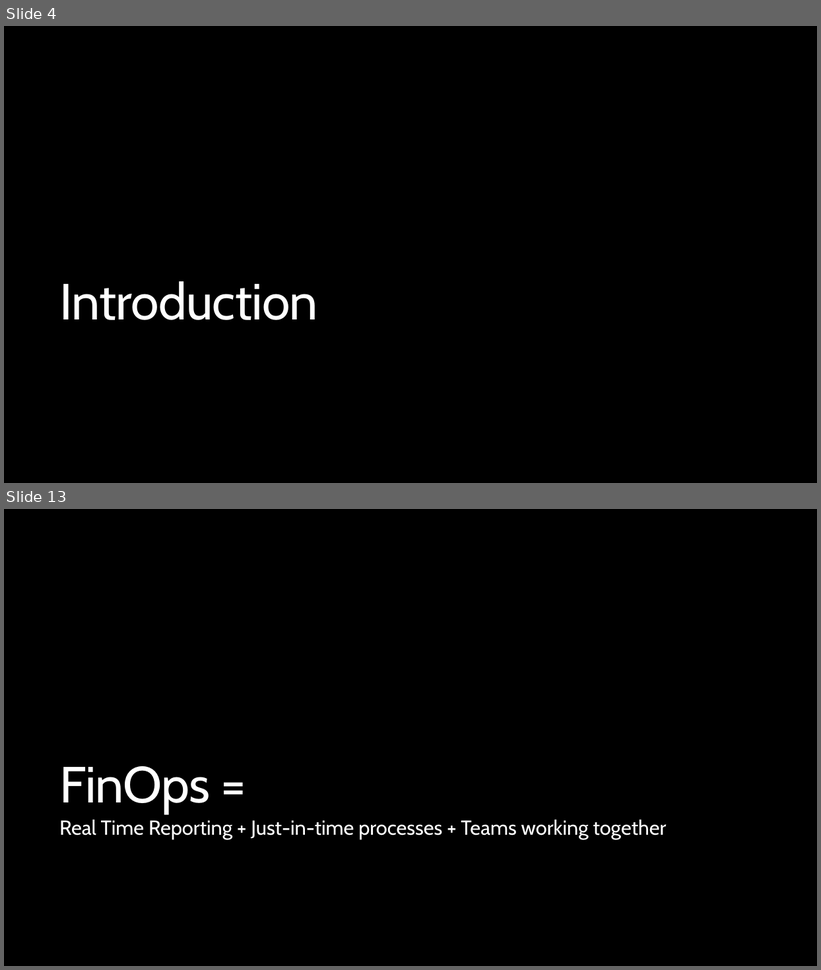
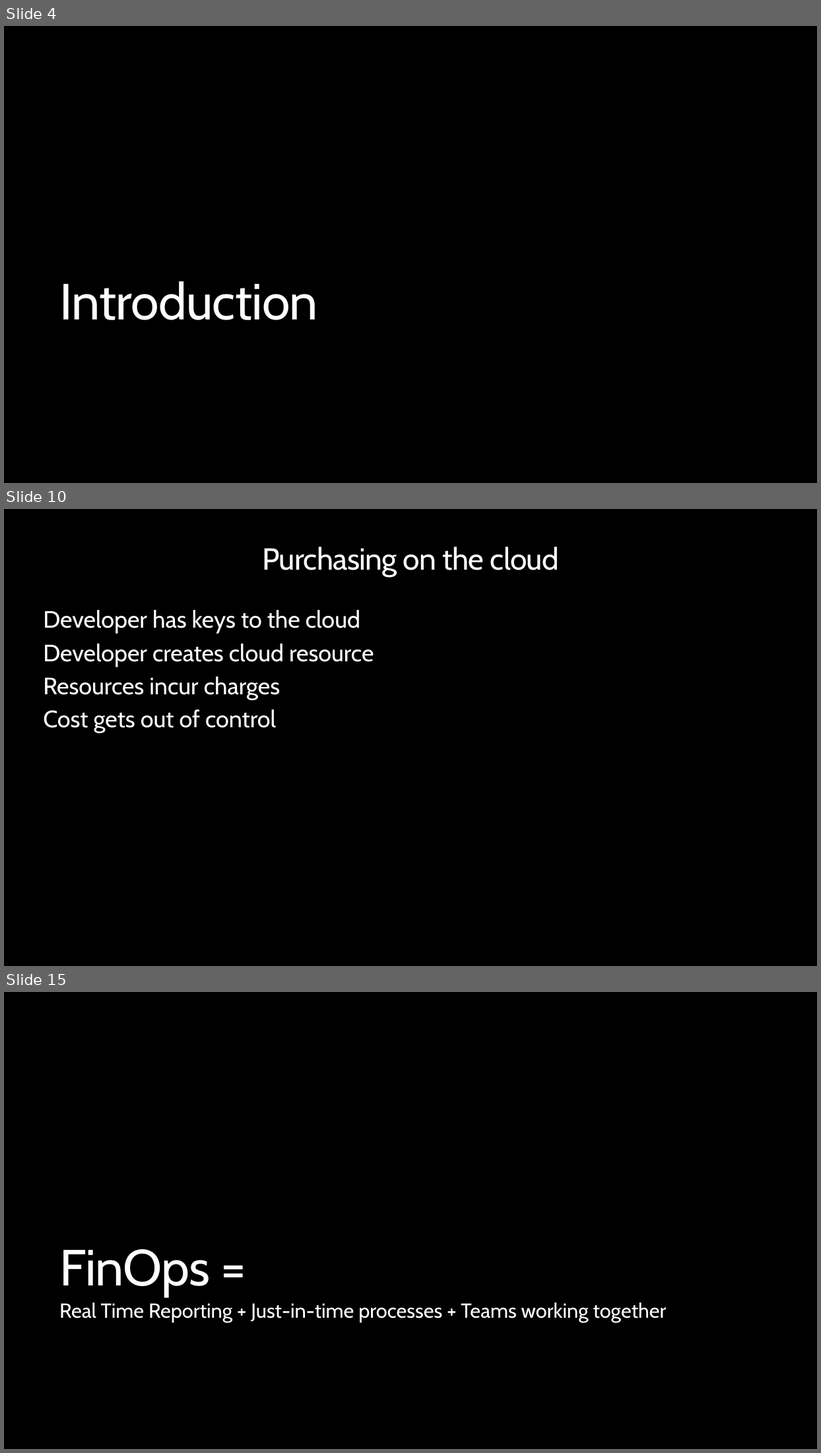
Before and after one commit to peterperov/MSFTCSA, a slide deck: 104-FinOps/Azure FinOps - Introduction.pptx. Shown one above the other, each under a label of ours: slides 4 and 13 before the commit, slides 4, 10 and 15 after it; the slides between them are not shown. The pictures are 821x970 and 821x1453 pixels, drawn with LibreOffice and Linux fonts; fonts in the diff are those of the drawing; background and template pictures are left out. Boxes give left, top, right and bottom in pixels: in the first picture for what was removed or moved away, otherwise in the second. Text is boxed around its words. In the diff, an @@ line names an element or a change of style, - is before the commit and + after.

```diff
--- a/104-FinOps/Azure FinOps - Introduction.pptx
+++ b/104-FinOps/Azure FinOps - Introduction.pptx
@@ slide 10 added at box(4, 509, 817, 966), background #000000 @@
@@ title added at box(262, 547, 559, 577), 36 pt, text #FFFFFF @@
+Purchasing on the cloud
@@ text added at box(43, 610, 374, 733), 28 pt, text #FFFFFF @@
+Developer has keys to the cloud
+Developer creates cloud resource
+Resources incur charges
+Cost gets out of control
@@ what was slide 13 is now slide 15 @@
```
Also in this commit, not shown: 11 slides changed, 2 other slides added.
